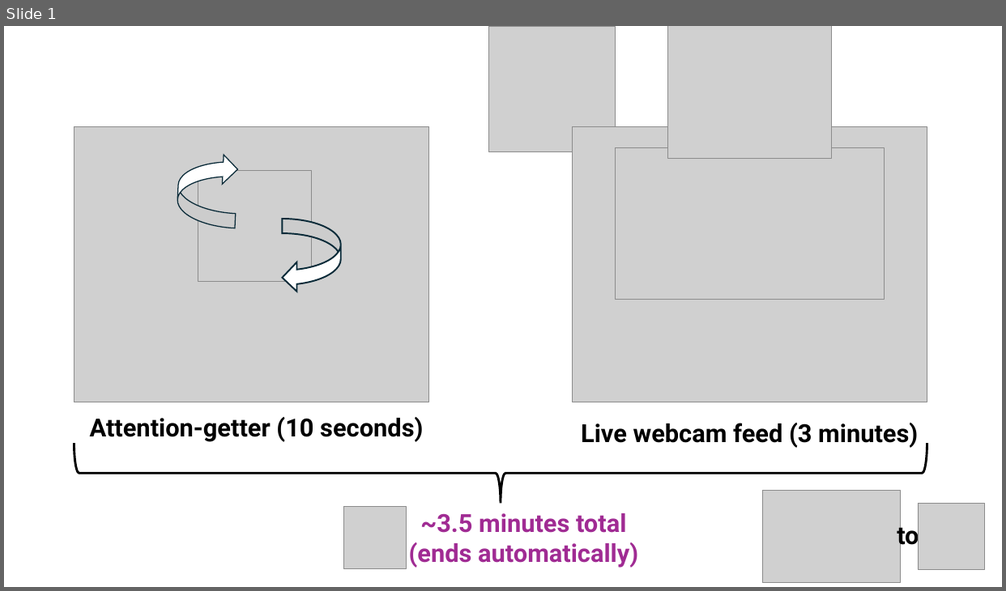
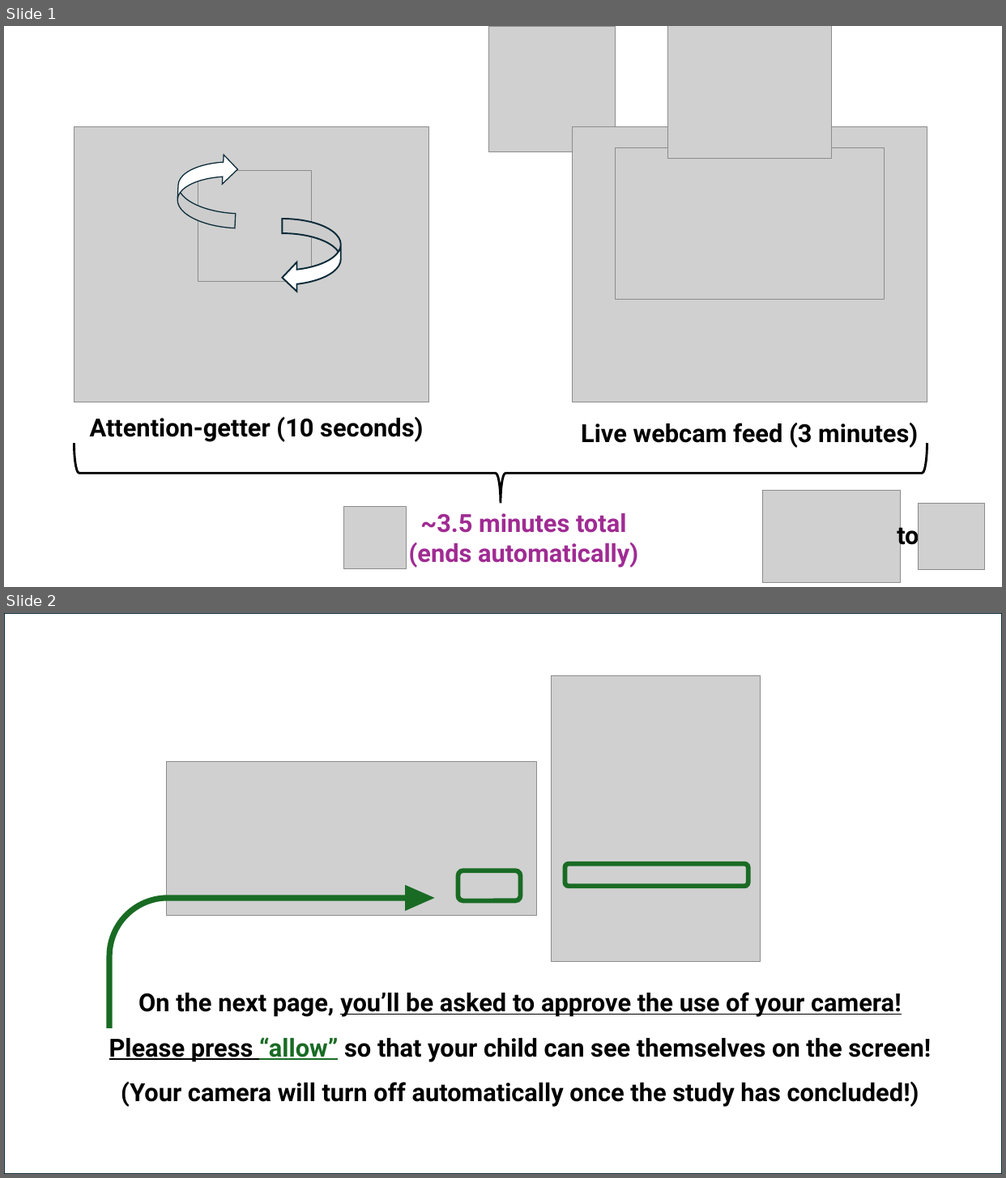
Before and after one commit to sociallearninglab/baby_view_baby, a slide deck: mp4/babyviewbaby_instructionvideo.pptx. Shown one above the other, each under a label of ours: slide 1 before the commit, slides 1 and 2 after it. The pictures are 1006x591 and 1006x1178 pixels, drawn with LibreOffice and Linux fonts; fonts in the diff are those of the drawing; grey boxes stand for pictures. Boxes give left, top, right and bottom in pixels: in the first picture for what was removed or moved away, otherwise in the second. Text is boxed around its words. In the diff, an @@ line names an element or a change of style, - is before the commit and + after.

```diff
--- a/mp4/babyviewbaby_instructionvideo.pptx
+++ b/mp4/babyviewbaby_instructionvideo.pptx
@@ slide 2 added at (4,613,1002,1174), background #FFFFFF @@
@@ group added at (4,613,1002,1174): 2 pictures, 2 rounded rectangles, 1 rectangle, 1 text, 1 bent arrow @@
+On the next page, you’ll be asked to approve the use of your camera!
+Please press “allow” so that your child can see themselves on the screen!
+(Your camera will turn off automatically once the study has concluded!)
```
Also in this commit, not shown: 1 other slide added.
